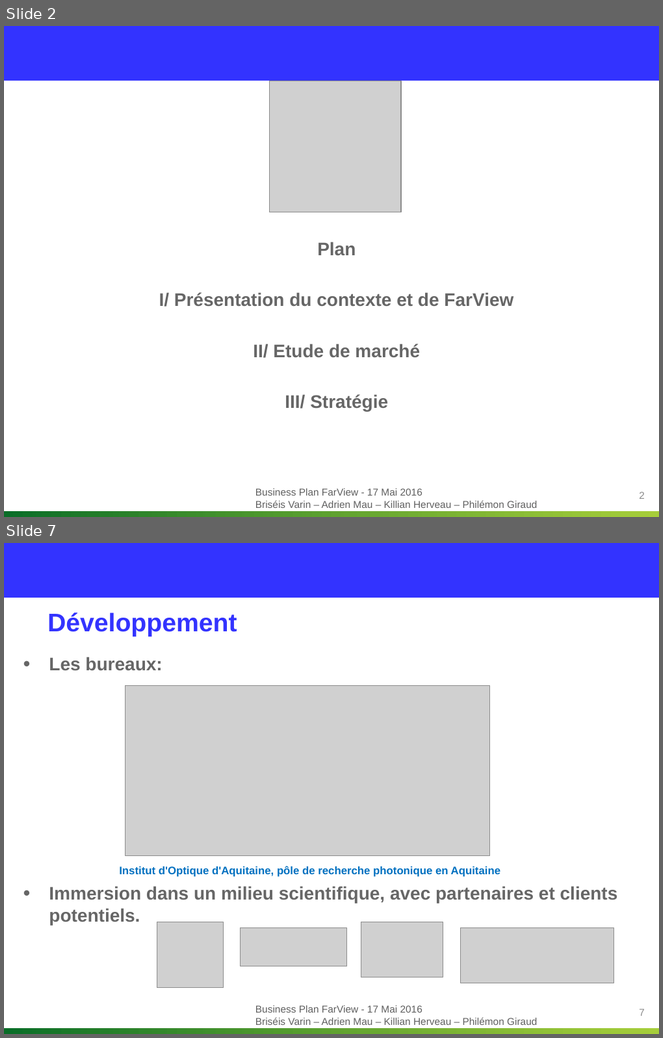
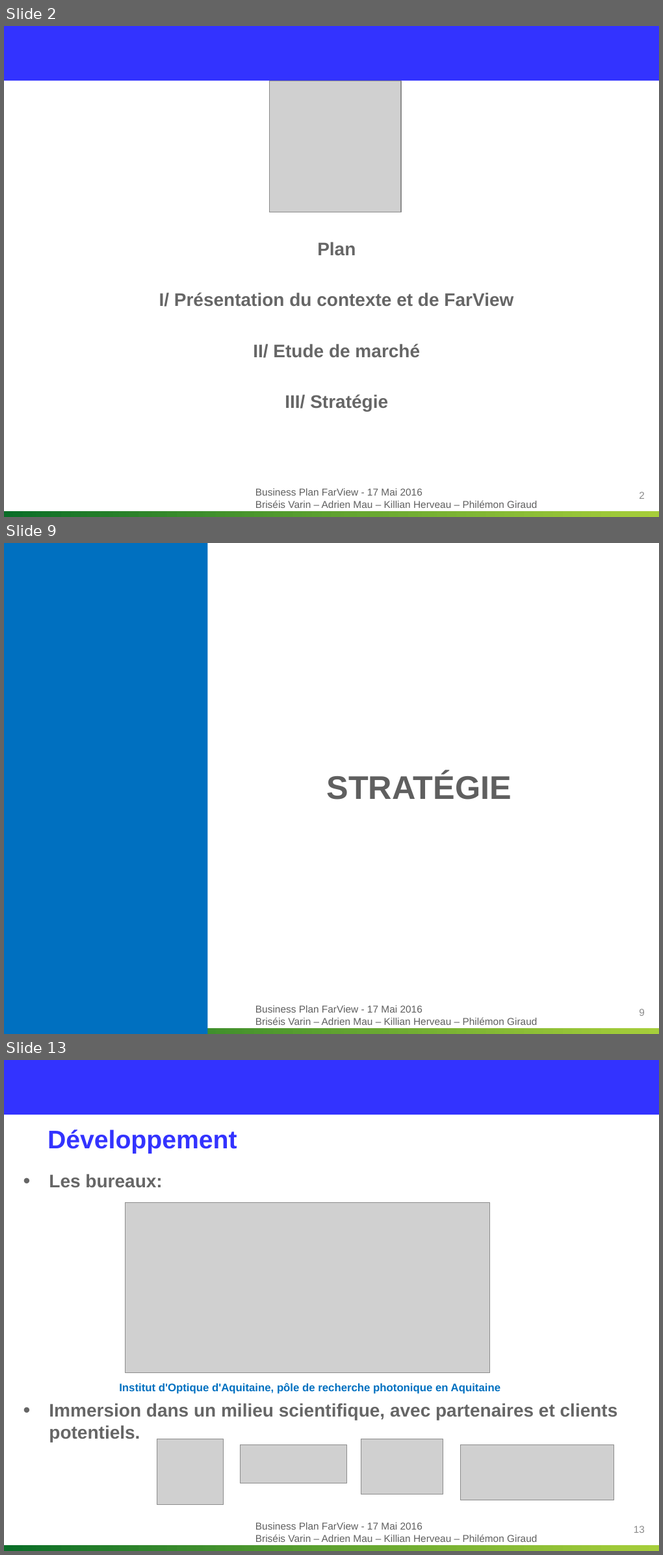
Before and after one commit to Killian-Herveau/PIMS, a slide deck: OppAffaire/Présentation orale/Partie Philémon.pptx. Shown one above the other, each under a label of ours: slides 2 and 7 before the commit, slides 2, 9 and 13 after it; the slides between them are not shown. The pictures are 663x1038 and 663x1555 pixels, drawn with LibreOffice and Linux fonts; fonts in the diff are those of the drawing; grey boxes stand for pictures; background and template pictures are left out. Boxes give left, top, right and bottom in pixels: in the first picture for what was removed or moved away, otherwise in the second. Text is boxed around its words. In the diff, an @@ line names an element or a change of style, - is before the commit and + after.

```diff
--- a/OppAffaire/Présentation orale/Partie Philémon.pptx
+++ b/OppAffaire/Présentation orale/Partie Philémon.pptx
@@ slide 9 added at [4, 543, 659, 1034], background #FFFFFF; not listed: 2 template elements that a slide beside it also shows @@
@@ rectangle added at [4, 543, 207, 1034], fill #0070C0 @@
@@ title added at [327, 773, 512, 800], 36 pt, text #5F5F5F, bold @@
+STRATÉGIE
@@ page number added at [639, 1009, 645, 1016], 11 pt, text #8C8C8C @@
+9
@@ what was slide 7 is now slide 13 @@
@@ page number at [634, 1526, 645, 1533]: text changed @@
-7
+13
```
Also in this commit, not shown: 4 slides changed, 7 other slides added, 2 slides removed.
